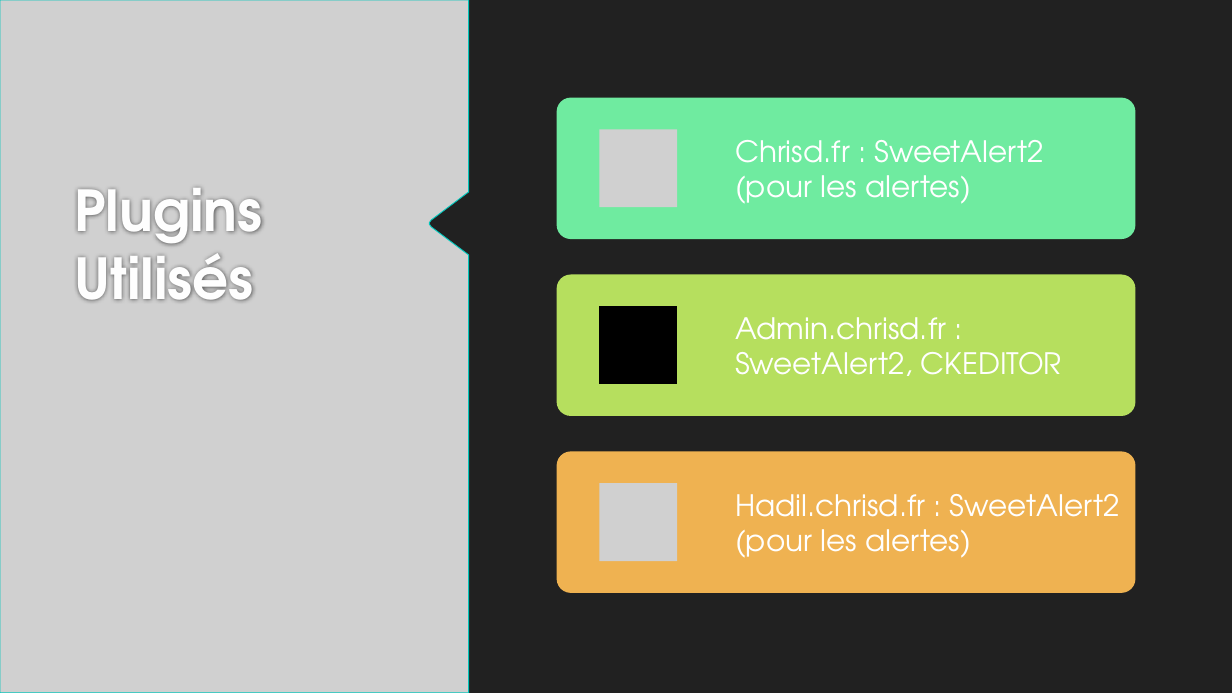
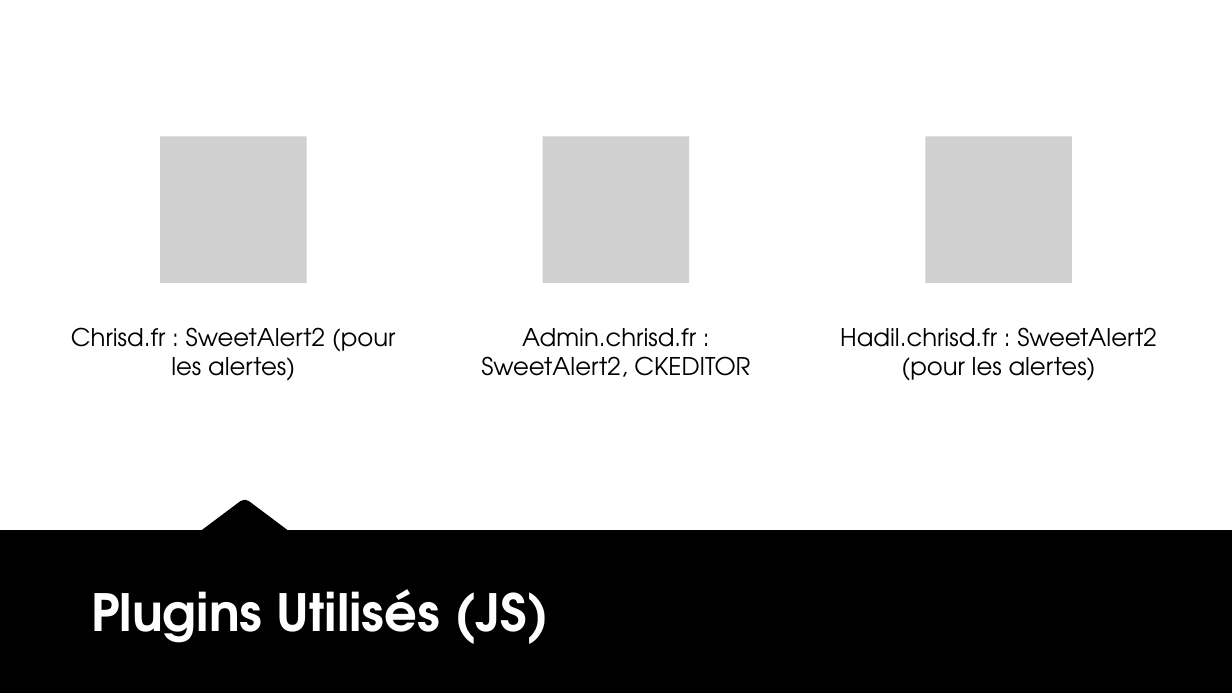
Before and after one commit to DevSell/final, a slide deck: slide 11 of Web/presentation.pptx (slide 10 before the commit). Drawn at 1232x693 pixels with LibreOffice and Linux fonts; fonts in the diff are those of the drawing; grey boxes stand for pictures; background and template pictures are left out. Boxes give left, top, right and bottom in pixels: in the first picture for what was removed or moved away, otherwise in the second. Text is boxed around its words. In the diff, an @@ line names an element or a change of style, - is before the commit and + after.

```diff
--- a/Web/presentation.pptx
+++ b/Web/presentation.pptx
@@ background #212121 to #FFFFFF @@
@@ picture removed at [0,0,469,693] @@
@@ picture added at [160,137,307,284] @@
@@ picture added at [543,137,689,284] @@
@@ picture added at [925,137,1072,284] @@
@@ text "Chrisd.fr : SweetAlert2 (pour les ...": place and size @@
-text "Chrisd.fr : SweetAlert2 (pour les ..." at [735,140,1043,204]
+text "Chrisd.fr : SweetAlert2 (pour les ..." at [71,327,396,381]
@@ text "Admin.chrisd.fr : SweetAlert2, CKEDITOR": place and size @@
-text "Admin.chrisd.fr : SweetAlert2, CKEDITOR" at [735,317,1062,376]
+text "Admin.chrisd.fr : SweetAlert2, CKEDITOR" at [481,328,750,377]
@@ size 23 to 19 pt, text colour #FFFFFF to #000000; alignment left to centre; less space between paragraphs; vertical alignment middle to top in 3 elements at [481,328,750,377], [71,327,396,381], [840,327,1157,381] @@
@@ text "Hadil.chrisd.fr : SweetAlert2 (pour les ...": place and size @@
-text "Hadil.chrisd.fr : SweetAlert2 (pour les ..." at [735,494,1119,558]
+text "Hadil.chrisd.fr : SweetAlert2 (pour les ..." at [840,327,1157,381]
@@ freeform shape added at [0,500,1232,693], fill #000000 @@
@@ group removed at [556,98,1135,593]: 3 rounded rectangles, 2 pictures, 1 flow chart internal storage @@
@@ title "Plugins Utilisés (JS)" at [91,589,549,644]: vertical alignment top to bottom @@
@@ title at [91,589,549,644]: text changed; size 44 to 40 pt @@
-Plugins Utilisés
+Plugins Utilisés (JS)
```
Also in this commit, not shown: 9 other slides changed, 1 slide added, 4 other files.
